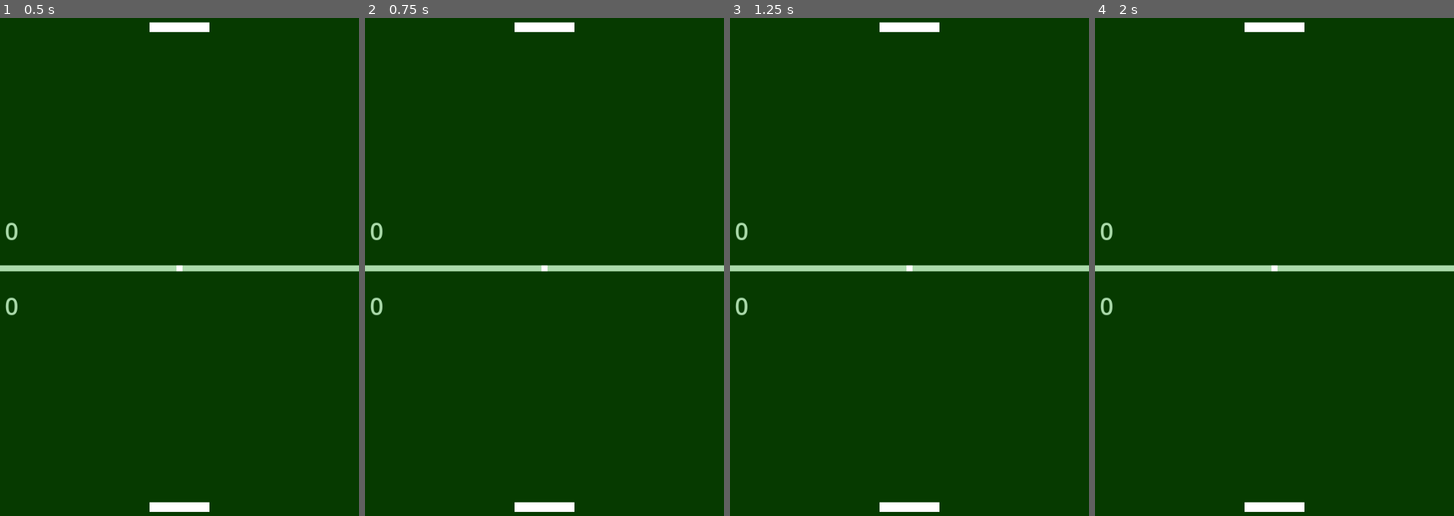
Above: before the commit, frames 1-4 (left to right).
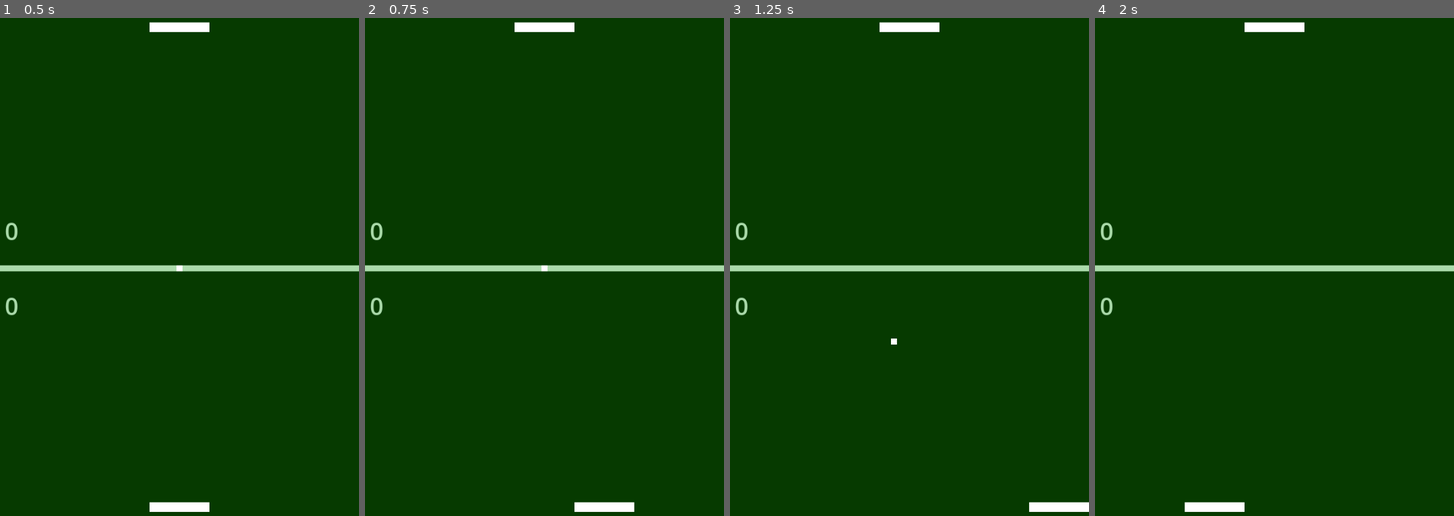
Above: after the commit, the same moments.

Repository: kg7er/vertpong
Game: Godot game, scene res://assets/main.tscn
Two runs of this game, one before a commit and one after it. Both use one fixed random seed, a clock stepped at 60 frames per second and the inputs below.
Inputs:
- Up to frame 1 (0.5 s): no input
- Up to frame 2 (0.75 s): tap Enter at 0.5 s; hold Right (ui_right) from 0.53 s (still down)
- Up to frame 3 (1.25 s): keep holding Right (ui_right)
- Up to frame 4 (2 s): release Right (ui_right) at 1.28 s; hold Left (ui_left) from 1.28 s (still down)

Frame 1 is identical in both runs. In frame 2, 0.7% of the frame differs, in the area x 41-76%, y 97-100%; in frame 3, 0.7%, in the area x 41-100%, y 49-100%; in frame 4, 0.7%.

Commit message:
ball movement

Diff:
--- /dev/null
+++ b/assets/ball.gd
@@ -0,0 +1,23 @@
+extends CharacterBody2D
+
+var win_size : Vector2
+const START_SPEED : int = 500
+const ACCEL : int = 50
+var speed : int
+var dir : Vector2
+var random_dir : Vector2
+
+func _ready():
+	win_size = get_viewport_rect().size
+
+func new_ball():
+	# Randomize start position and direction of ball.
+	position.y = win_size.y / 2
+	position.x = randi_range(200, win_size.x -200)
+	speed = START_SPEED
+	random_dir.y = [1, -1].pick_random()
+	random_dir.x = randf_range(-1, 1)
+	dir = random_dir.normalized()
+
+func _physics_process(delta: float) -> void:
+	move_and_collide(dir * speed * delta)
--- /dev/null
+++ b/assets/main.gd
@@ -0,0 +1,8 @@
+extends Sprite2D
+
+var score := [0,0] # [player, CPU]
+const PADDLE_SPEED : int = 500
+
+
+func _on_ball_timer_timeout() -> void:
+	$Ball.new_ball()
--- a/assets/main.tscn
+++ b/assets/main.tscn
@@ -1,6 +1,9 @@
-[gd_scene load_steps=6 format=3 uid="uid://bwkcpd84d7nfb"]
+[gd_scene load_steps=9 format=3 uid="uid://bwkcpd84d7nfb"]
 
 [ext_resource type="Texture2D" uid="uid://dplgoeu17mt2g" path="res://assets/vertPongField.png" id="1_3p0xw"]
+[ext_resource type="Script" path="res://assets/main.gd" id="2_jg52m"]
+[ext_resource type="Script" path="res://assets/player.gd" id="3_f0k1d"]
+[ext_resource type="Script" path="res://assets/ball.gd" id="4_u4ddc"]
 
 [sub_resource type="RectangleShape2D" id="RectangleShape2D_0s5er"]
 size = Vector2(100, 16)
@@ -18,9 +21,22 @@
 texture_filter = 1
 texture = ExtResource("1_3p0xw")
 centered = false
+script = ExtResource("2_jg52m")
+
+[node name="CPU" type="StaticBody2D" parent="."]
+position = Vector2(250, 40)
+
+[node name="ColorRect" type="ColorRect" parent="CPU"]
+offset_right = 100.0
+offset_bottom = 16.0
+
+[node name="CollisionShape2D" type="CollisionShape2D" parent="CPU"]
+position = Vector2(50, 8)
+shape = SubResource("RectangleShape2D_0s5er")
 
 [node name="Player" type="StaticBody2D" parent="."]
-position = Vector2(250, 40)
+position = Vector2(250, 840)
+script = ExtResource("3_f0k1d")
 
 [node name="ColorRect" type="ColorRect" parent="Player"]
 offset_right = 100.0
@@ -30,19 +46,9 @@
 position = Vector2(50, 8)
 shape = SubResource("RectangleShape2D_0s5er")
 
-[node name="CPU" type="StaticBody2D" parent="."]
-position = Vector2(250, 840)
-
-[node name="ColorRect" type="ColorRect" parent="CPU"]
-offset_right = 100.0
-offset_bottom = 16.0
-
-[node name="CollisionShape2D" type="CollisionShape2D" parent="CPU"]
-position = Vector2(50, 8)
-shape = SubResource("RectangleShape2D_0s5er")
-
 [node name="Ball" type="CharacterBody2D" parent="."]
 position = Vector2(300, 450)
+script = ExtResource("4_u4ddc")
 
 [node name="ColorRect" type="ColorRect" parent="Ball"]
 anchors_preset = 8
@@ -107,3 +113,5 @@
 [node name="BallTimer" type="Timer" parent="."]
 one_shot = true
 autostart = true
+
+[connection signal="timeout" from="BallTimer" to="." method="_on_ball_timer_timeout"]
--- /dev/null
+++ b/assets/player.gd
@@ -0,0 +1,21 @@
+extends StaticBody2D
+
+var win_width : int
+var p_width: int
+
+# Called when the node enters the scene tree for the first time.
+func _ready() -> void:
+	win_width = get_viewport_rect().size.x
+	p_width = $ColorRect.get_size().x
+	print(win_width, p_width)
+
+
+# Called every frame. 'delta' is the elapsed time since the previous frame.
+func _process(delta: float) -> void:
+	if Input.is_action_pressed("ui_left"):
+		position.x -= get_parent().PADDLE_SPEED * delta
+	elif Input.is_action_pressed("ui_right"):
+		position.x += get_parent().PADDLE_SPEED * delta
+
+	# Limit paddle movement to window
+	position.x = clamp(position.x, (p_width / 2) - 50, win_width - (p_width / 2) - 50)
